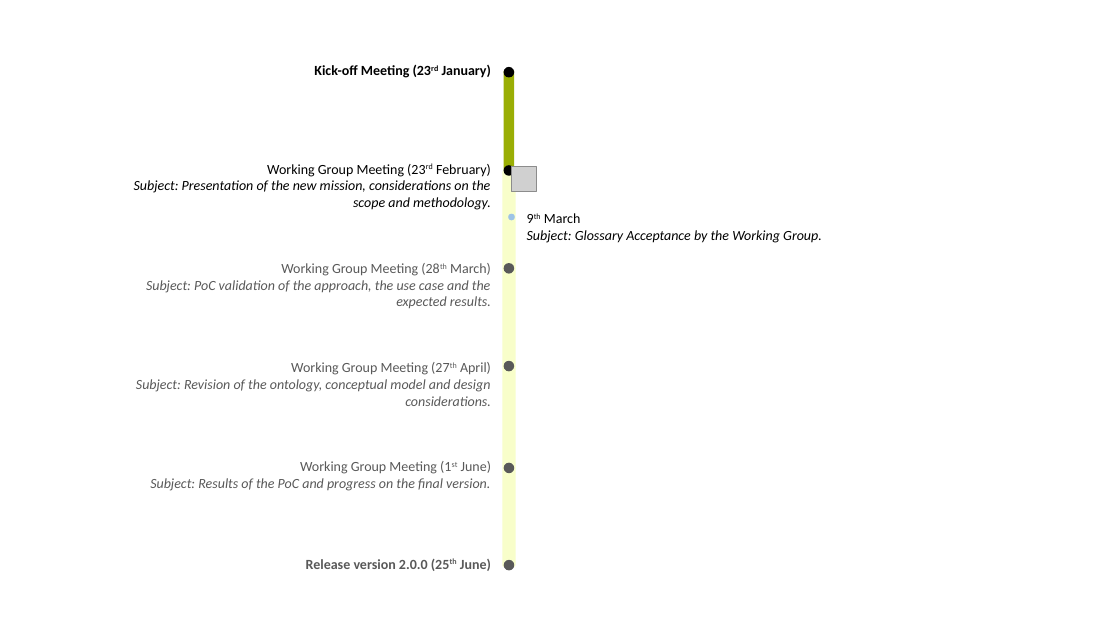
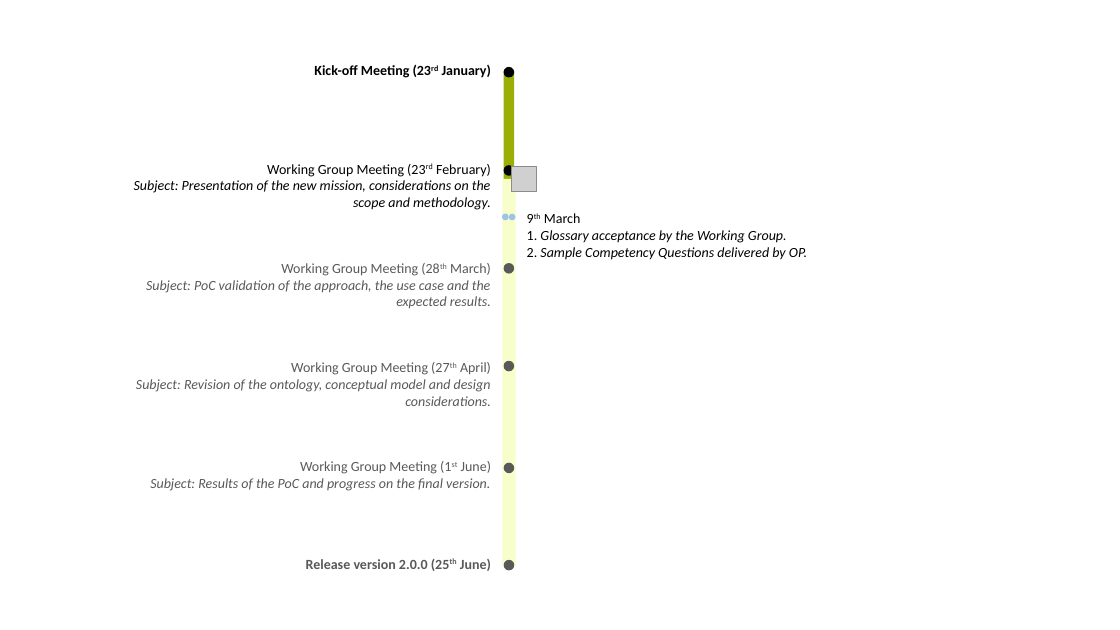
Before and after one commit to eProcurement-everis/ePO, a slide deck: slide 2 of 01_Resources/Timeline.pptx. Drawn at 1120x630 pixels with LibreOffice and Linux fonts; fonts in the diff are those of the drawing; grey boxes stand for pictures. Boxes give left, top, right and bottom in pixels: in the first picture for what was removed or moved away, otherwise in the second. Text is boxed around its words. In the diff, an @@ line names an element or a change of style, - is before the commit and + after.

```diff
--- a/01_Resources/Timeline.pptx
+++ b/01_Resources/Timeline.pptx
@@ rounded rectangle resized from (x1=502, y1=171, x2=516, y2=567) to (x1=503, y1=179, x2=516, y2=566) @@
@@ ellipse added at (x1=502, y1=213, x2=509, y2=220), fill #9DC3E6 @@
@@ text at (x1=527, y1=213, x2=807, y2=260): text changed @@
-9th March
-Subject: Glossary Acceptance by the Working Group.
+9th March
+1. Glossary acceptance by the Working Group.
+2. Sample Competency Questions delivered by OP.
```
Also in this commit, not shown: 1 other file.
